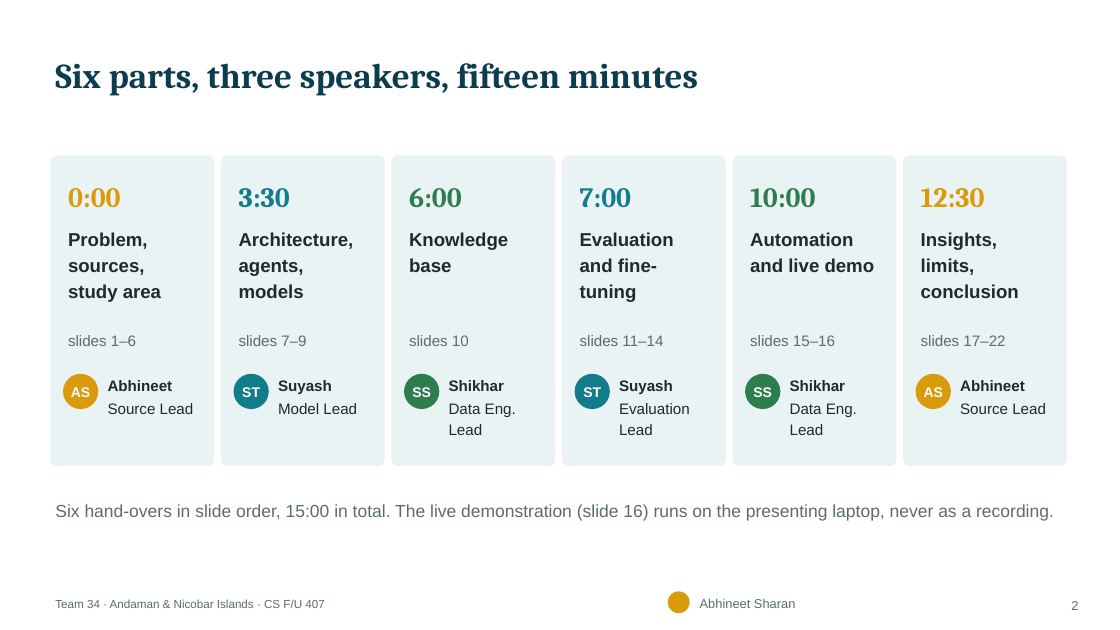
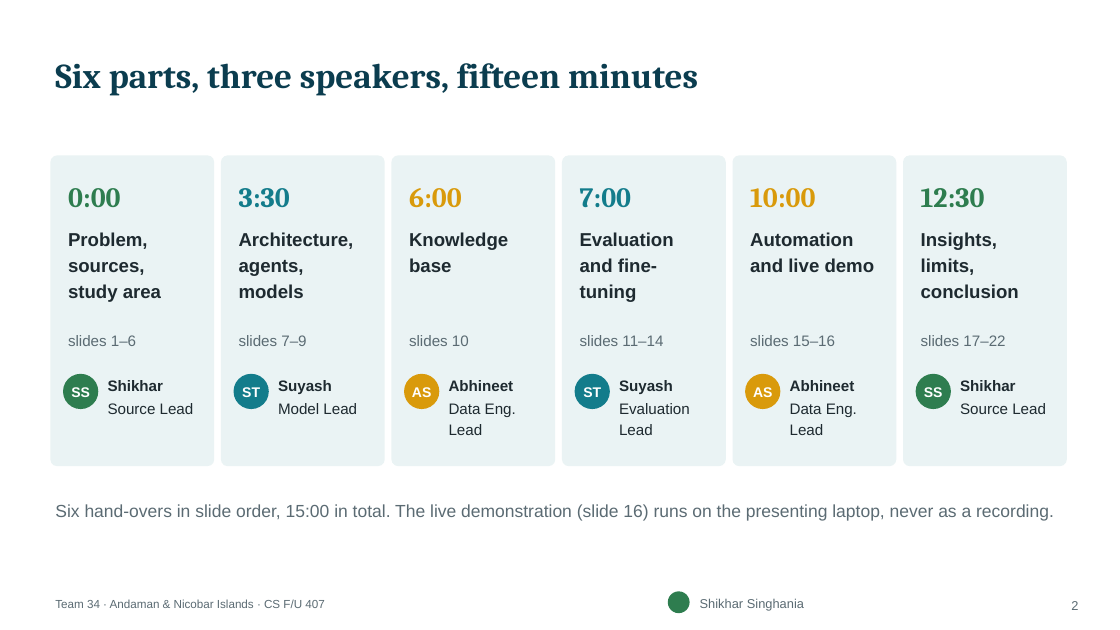
Before and after one commit to yababa-s/agriculture-assignment, a slide deck: slide 2 of reports/out/34_AN_PRESENTATION_v1.pptx. Drawn at 1120x630 pixels with LibreOffice and Linux fonts; fonts in the diff are those of the drawing. Boxes give left, top, right and bottom in pixels: in the first picture for what was removed or moved away, otherwise in the second. Text is boxed around its words. In the diff, an @@ line names an element or a change of style, - is before the commit and + after.

```diff
--- a/reports/out/34_AN_PRESENTATION_v1.pptx
+++ b/reports/out/34_AN_PRESENTATION_v1.pptx
@@ text "0:00" at bbox=[68, 188, 121, 207]: text colour #D99A0B to #2E7D4F @@
@@ text "6:00" at bbox=[409, 188, 462, 208]: text colour #2E7D4F to #D99A0B @@
@@ text "10:00" at bbox=[750, 188, 815, 208]: text colour #2E7D4F to #D99A0B @@
@@ text "12:30" at bbox=[921, 188, 985, 207]: text colour #D99A0B to #2E7D4F @@
@@ text in ellipse at bbox=[71, 387, 90, 397]: text changed @@
-AS
+SS
@@ text at bbox=[108, 380, 164, 391]: text changed @@
-Abhineet
+Shikhar
@@ ellipse "AS" at bbox=[404, 374, 439, 409]: fill #2E7D4F to #D99A0B @@
@@ text in ellipse at bbox=[412, 387, 431, 397]: text changed @@
-SS
+AS
@@ text at bbox=[449, 380, 514, 391]: text changed @@
-Shikhar
+Abhineet
@@ ellipse "AS" at bbox=[745, 374, 781, 409]: fill #2E7D4F to #D99A0B @@
@@ text in ellipse at bbox=[753, 387, 772, 397]: text changed @@
-SS
+AS
@@ text at bbox=[790, 380, 855, 391]: text changed @@
-Shikhar
+Abhineet
@@ fill #D99A0B to #2E7D4F in 3 elements at bbox=[668, 592, 690, 613], bbox=[63, 374, 98, 409], bbox=[916, 374, 951, 409] @@
@@ text in ellipse at bbox=[924, 387, 943, 397]: text changed @@
-AS
+SS
@@ text at bbox=[960, 380, 1016, 391]: text changed @@
-Abhineet
+Shikhar
@@ text at bbox=[700, 598, 804, 611]: text changed @@
-Abhineet Sharan
+Shikhar Singhania
```
Also in this commit, not shown: 14 other slides changed, 13 other files.
